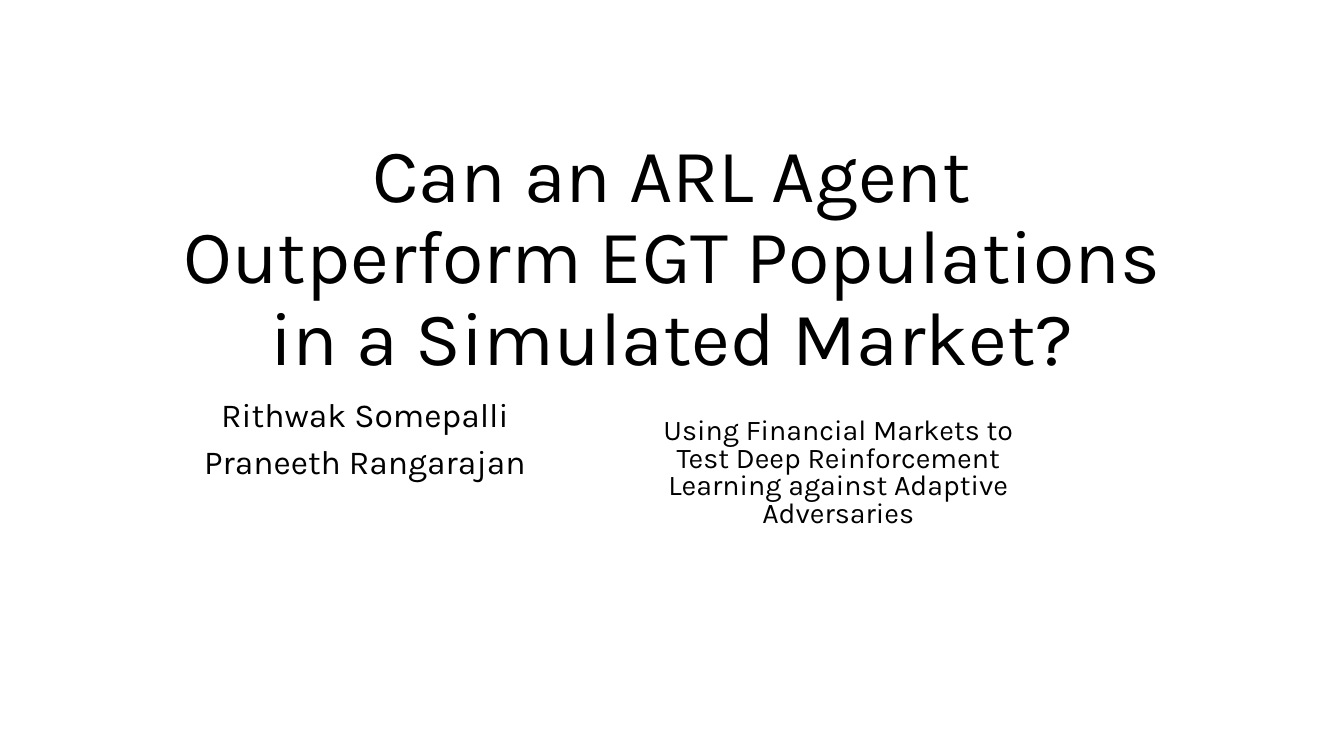
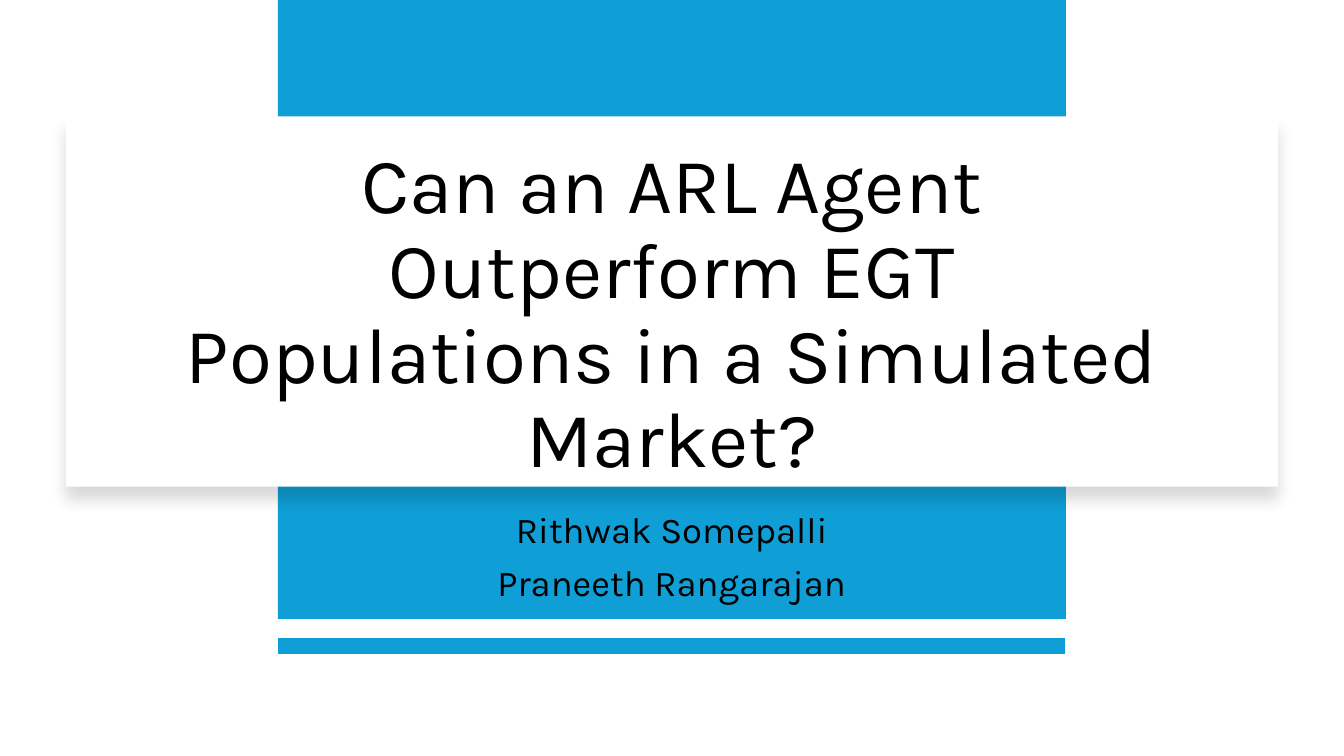
Before and after one commit to Srithwak/Coevolutionary_ARL_vs_EGT_agents_research, a slide deck: slide 1 of presentation.pptx. Drawn at 1344x756 pixels with LibreOffice and Linux fonts; fonts in the diff are those of the drawing. Boxes give left, top, right and bottom in pixels: in the first picture for what was removed or moved away, otherwise in the second. Text is boxed around its words. In the diff, an @@ line names an element or a change of style, - is before the commit and + after.

```diff
--- a/presentation.pptx
+++ b/presentation.pptx
@@ rectangle added at (278, 0, 1067, 619), fill #0F9ED5 @@
@@ rectangle added at (66, 116, 1278, 486), fill #FFFFFF @@
@@ title "Can an ARL Agent Outperform ...": place and size @@
-title "Can an ARL Agent Outperform ..." at (183, 153, 1160, 366)
+title "Can an ARL Agent Outperform ..." at (186, 163, 1157, 468)
@@ title "Can an ARL Agent Outperform ..." at (186, 163, 1157, 468): size 54 to 56 pt; vertical alignment bottom to middle @@
@@ text removed at (663, 420, 1013, 524) @@
-Using Financial Markets to Test Deep Reinforcement Learning against Adaptive Adversaries
@@ subtitle "Rithwak Somepalli": place and size @@
-subtitle "Rithwak Somepalli" at (204, 404, 526, 483)
+subtitle "Rithwak Somepalli" at (497, 518, 845, 605)
@@ subtitle "Rithwak Somepalli" at (497, 518, 845, 605): size 24 to 26 pt; line spacing 0.8 to 0.9; vertical alignment top to middle @@
@@ line added from (1066, 646) to (278, 646), #0F9ED5 12 pt @@
```
Also in this commit, not shown: 4 other slides changed, 9 slides added, 9 slides removed, 52 other files.
